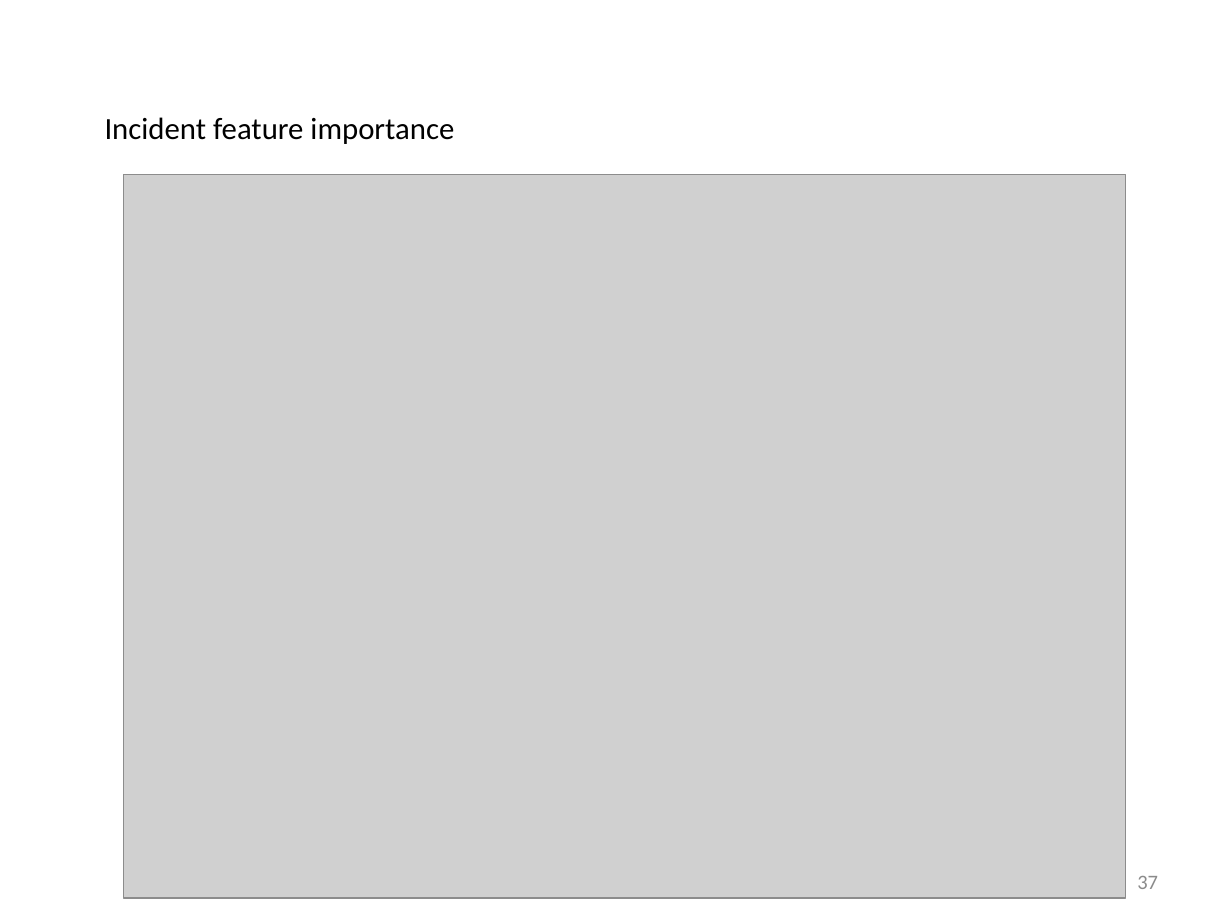
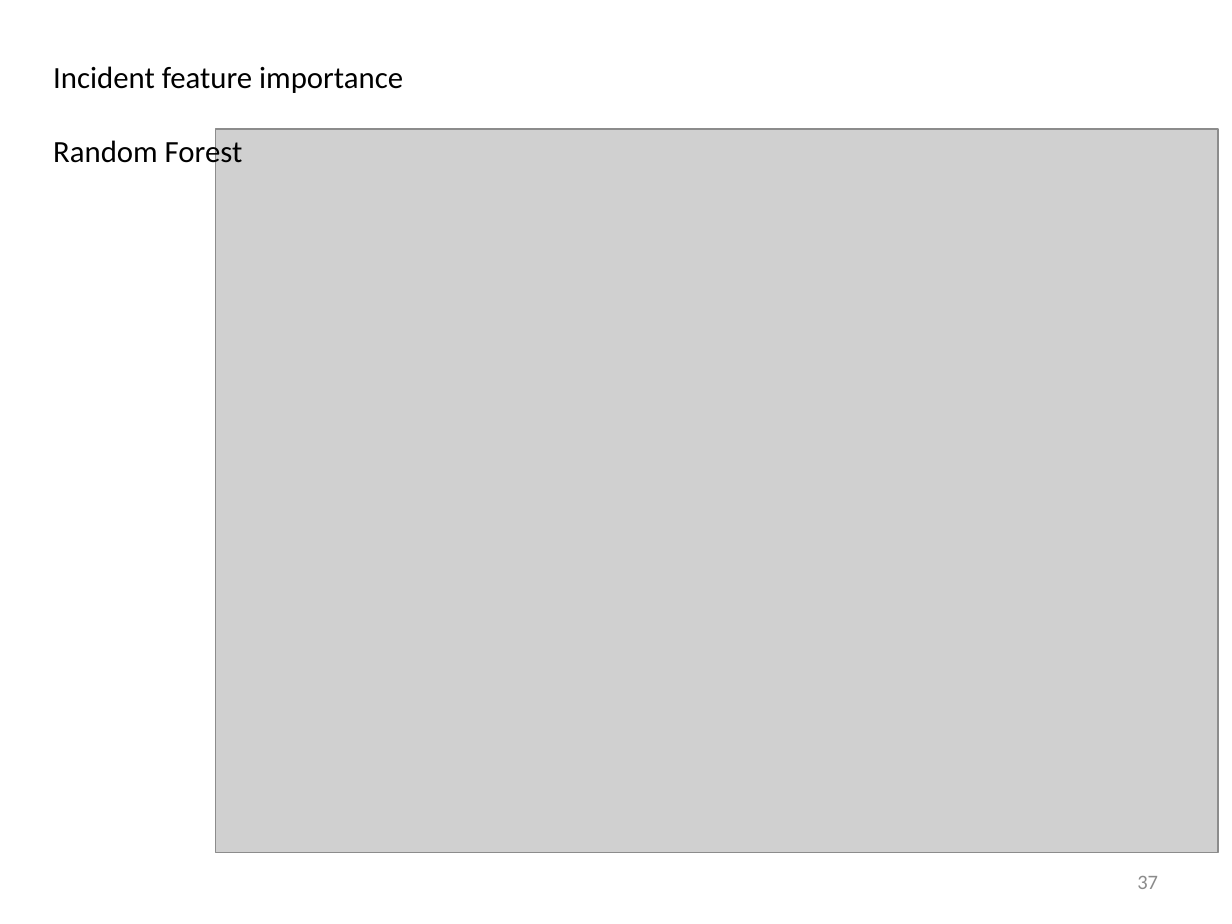
Before and after one commit to Jingxiang6/capstone_projection_1_new_mexico_ocd_oil_gas_well_incident_data_practice, a slide deck: slide 37 of capstone_project1_New_Mexico_Well_Oil_Gas_Spill_Incidents.pptx. Drawn at 1232x924 pixels with LibreOffice and Linux fonts; fonts in the diff are those of the drawing; grey boxes stand for pictures. Boxes give left, top, right and bottom in pixels: in the first picture for what was removed or moved away, otherwise in the second. Text is boxed around its words. In the diff, an @@ line names an element or a change of style, - is before the commit and + after.

```diff
--- a/capstone_project1_New_Mexico_Well_Oil_Gas_Spill_Incidents.pptx
+++ b/capstone_project1_New_Mexico_Well_Oil_Gas_Spill_Incidents.pptx
@@ text "Incident feature importance": place and size @@
-text "Incident feature importance" at (105,117,454,144)
+text "Incident feature importance" at (53,66,403,170)
@@ text at (53,136,243,170): paragraph added @@
+Random Forest
@@ picture: place and size @@
-picture at (123,175,1126,898)
+picture at (216,129,1218,853)
```
Also in this commit, not shown: 2 other slides changed, 1 other file.
